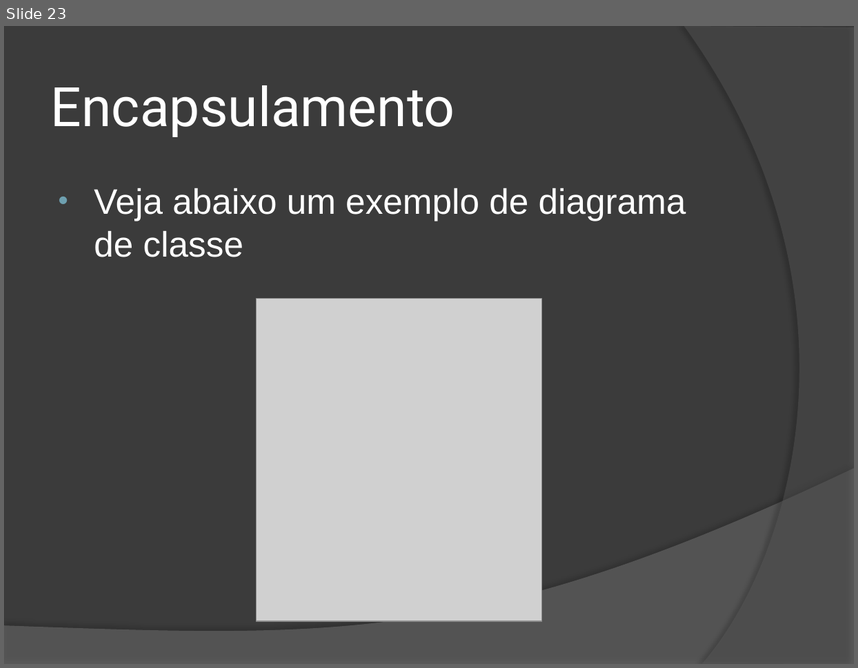
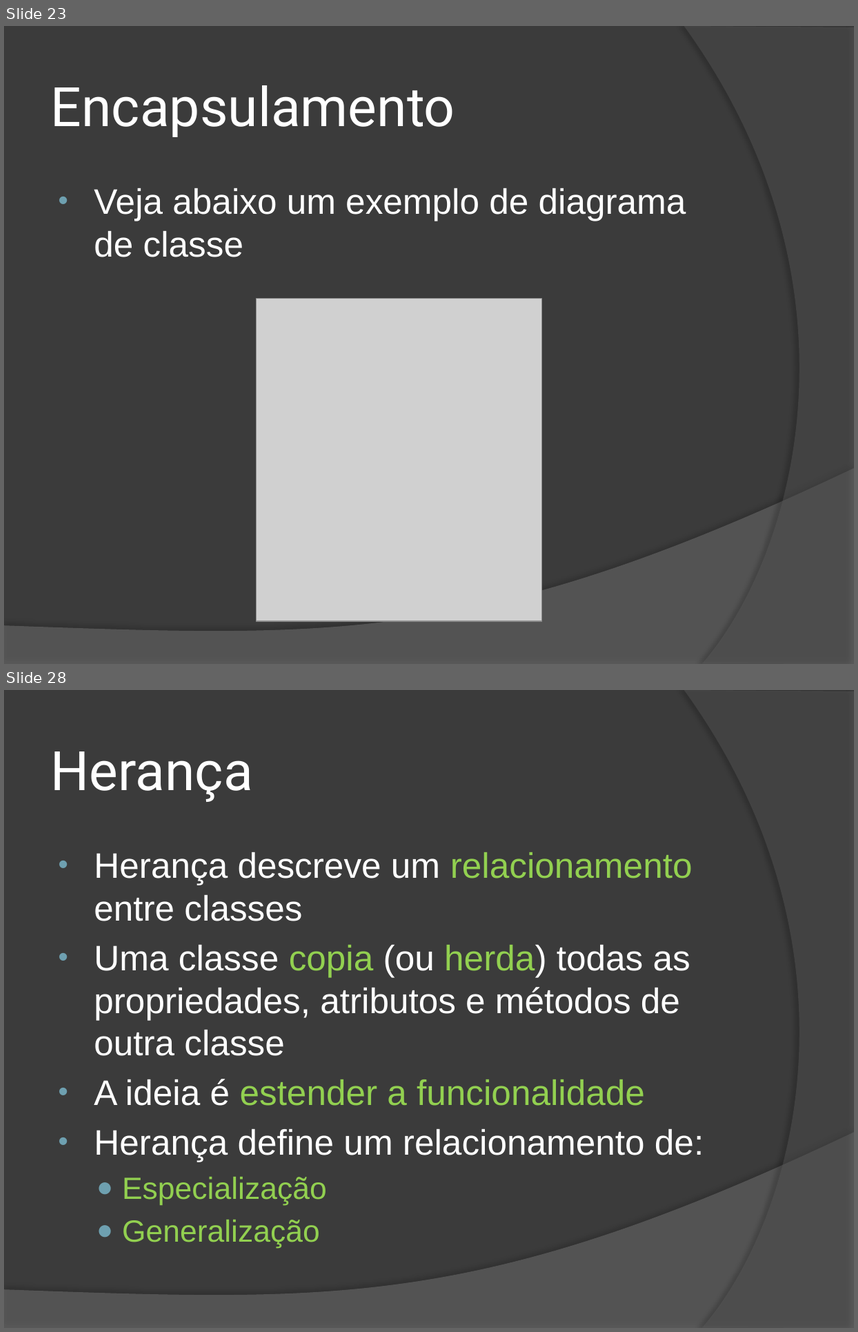
Before and after one commit to wind39/wind39.github.io, a slide deck: curso/modulo2capitulo1.pptx. Shown one above the other, each under a label of ours: slide 23 before the commit, slides 23 and 28 after it; the slides between them are not shown. The pictures are 858x668 and 858x1332 pixels, drawn with LibreOffice and Linux fonts; fonts in the diff are those of the drawing; grey boxes stand for pictures. Boxes give left, top, right and bottom in pixels: in the first picture for what was removed or moved away, otherwise in the second. Text is boxed around its words. In the diff, an @@ line names an element or a change of style, - is before the commit and + after.

```diff
--- a/curso/modulo2capitulo1.pptx
+++ b/curso/modulo2capitulo1.pptx
@@ slide 28 added at [4, 690, 854, 1328], background #3B3B3B; not listed: 2 template elements that a slide beside it also shows @@
@@ title added at [51, 751, 253, 802], 46 pt, text #FFFFFF @@
+Herança
@@ text added at [94, 852, 704, 1248], 30 pt, text #FFFFFF @@
+• Herança descreve um relacionamento entre classes
+• Uma classe copia (ou herda) todas as propriedades, atributos e métodos de outra classe
+• A ideia é estender a funcionalidade
+• Herança define um relacionamento de:
+  ● Especialização
+  ● Generalização
```
Also in this commit, not shown: 1 slide changed, 6 other slides added, 3 other files.
